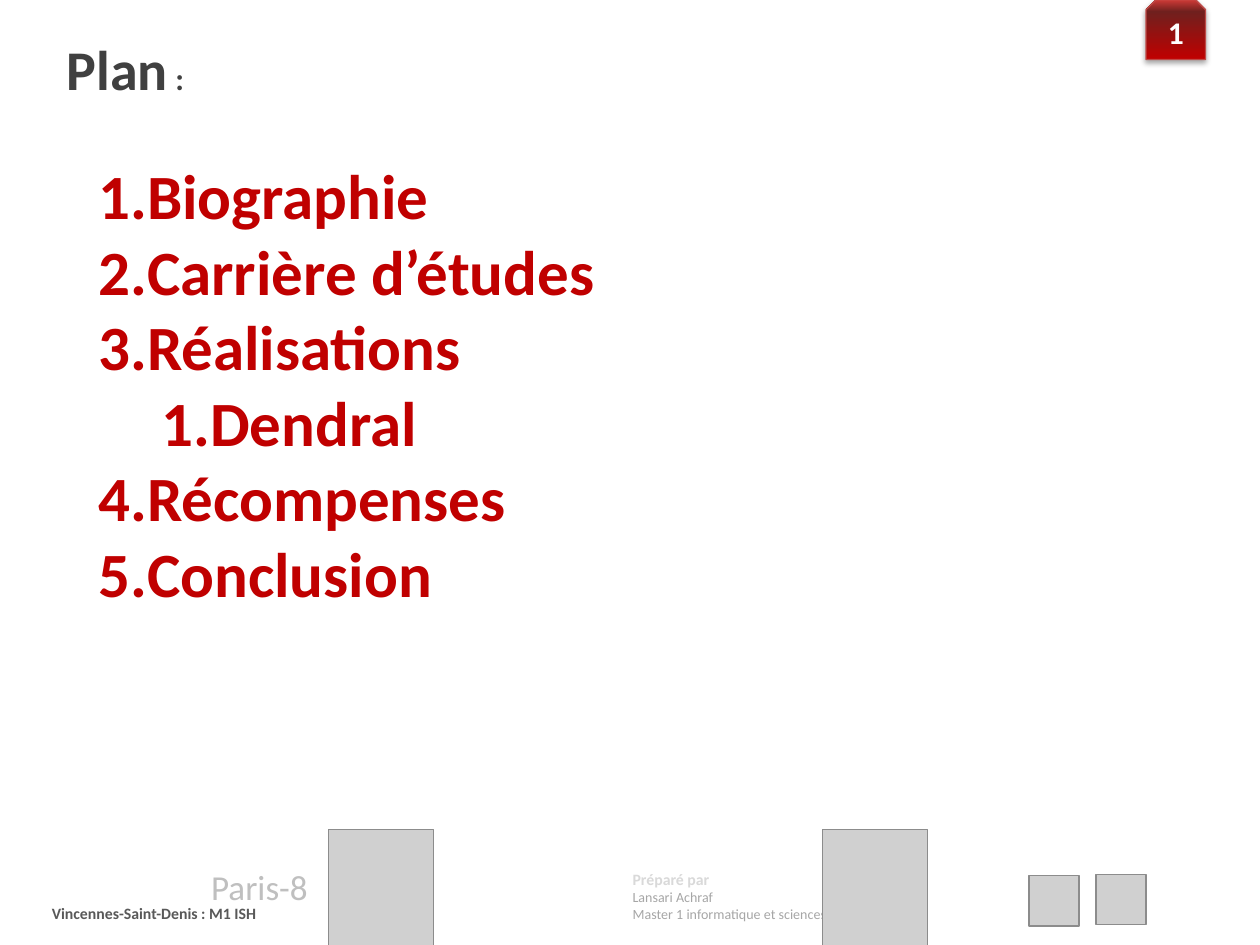
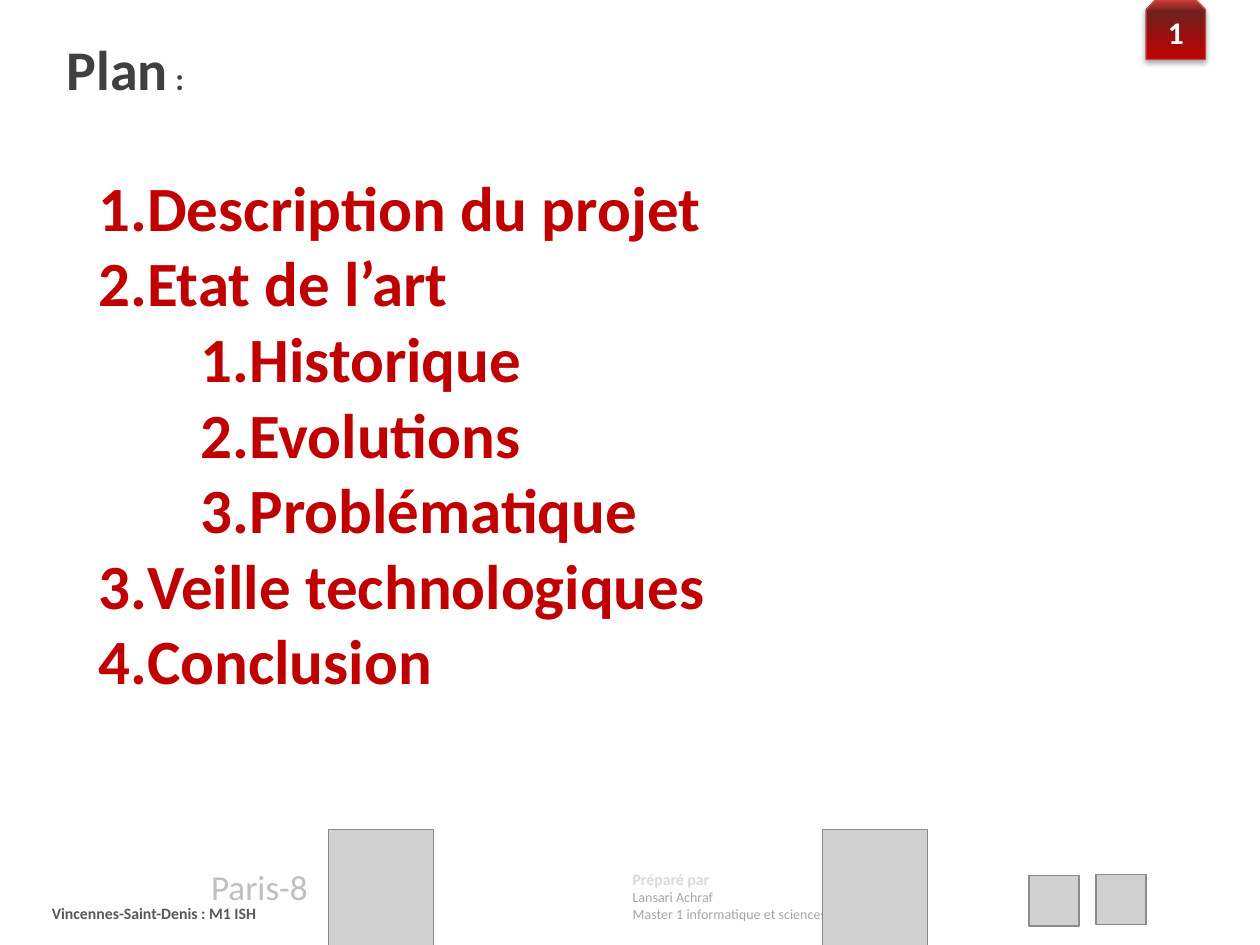
Before and after one commit to AchrafLansari/Spatio-Temporel, a slide deck: slide 2 of Présentation.pptx. Drawn at 1260x945 pixels with LibreOffice and Linux fonts; fonts in the diff are those of the drawing; grey boxes stand for pictures; background and template pictures are left out. Boxes give left, top, right and bottom in pixels: in the first picture for what was removed or moved away, otherwise in the second. Text is boxed around its words. In the diff, an @@ line names an element or a change of style, - is before the commit and + after.

```diff
--- a/Présentation.pptx
+++ b/Présentation.pptx
@@ text "Description du projet": place and size @@
-text "Description du projet" at bbox=[99, 174, 594, 598]
+text "Description du projet" at bbox=[99, 186, 704, 685]
@@ text at bbox=[99, 186, 704, 620]: text changed @@
-1. Biographie
-2. Carrière d’études
-3. Réalisations
-  1. Dendral
-4. Récompenses
+1. Description du projet
+2. Etat de l’art
+  1. Historique
+  2. Evolutions
+  3. Problématique
+3. Veille technologiques
```
Also in this commit, not shown: 1 other slide changed.
